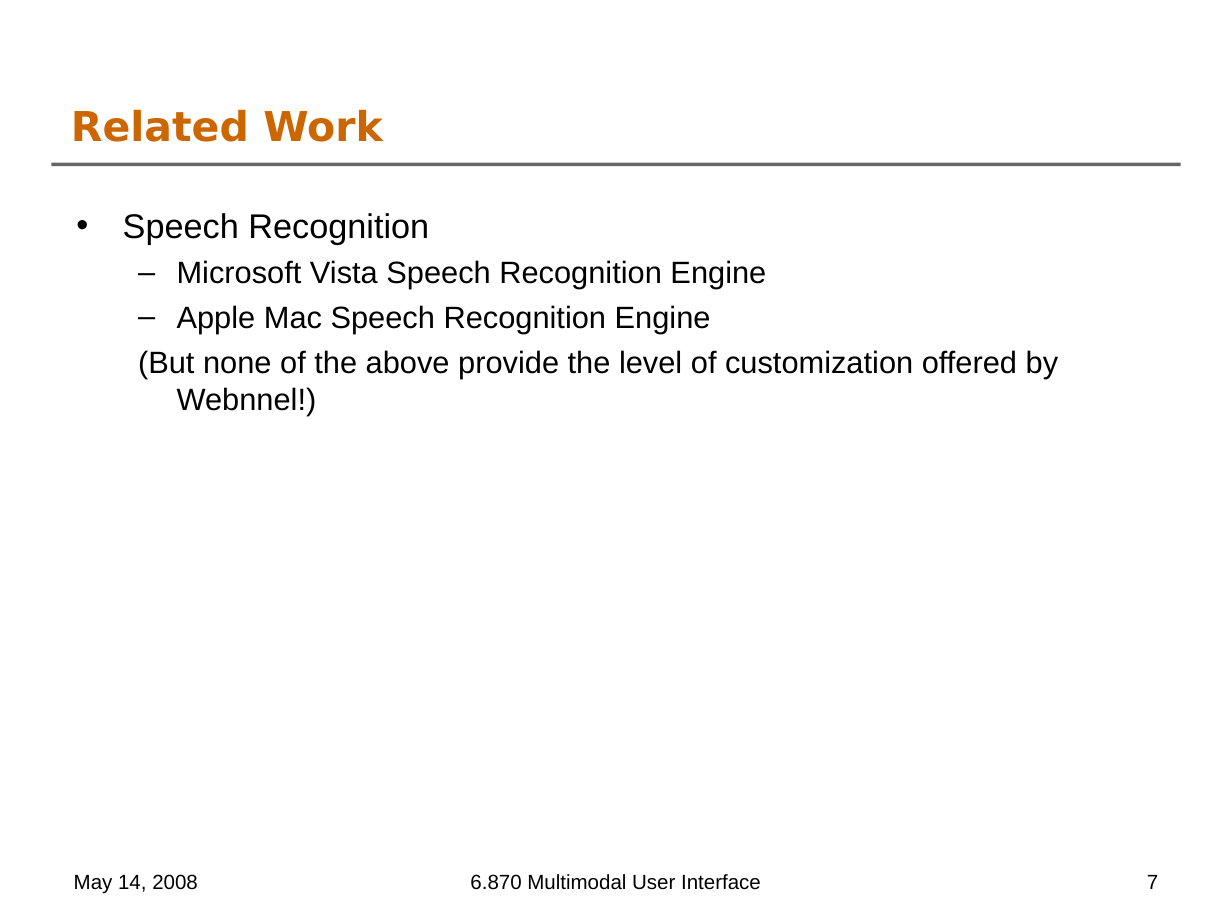
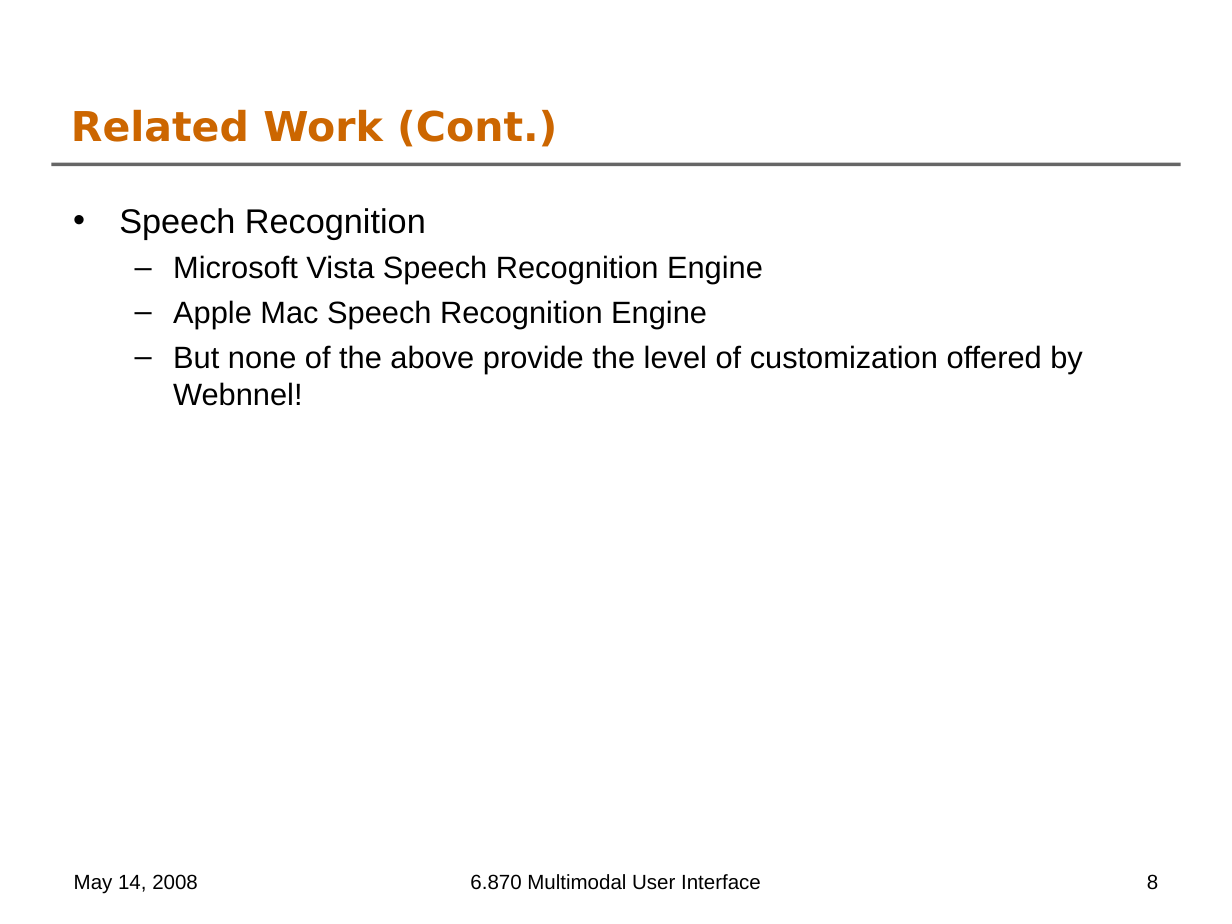
Before and after one commit to oshanis/webnnel, a slide deck: slide 8 of docs/6.870 Final Project Presentation.ppt (slide 7 before the commit). Drawn at 1232x924 pixels with LibreOffice and Linux fonts; fonts in the diff are those of the drawing; background and template pictures are left out. Boxes give left, top, right and bottom in pixels: in the first picture for what was removed or moved away, otherwise in the second. Text is boxed around its words. In the diff, an @@ line names an element or a change of style, - is before the commit and + after.

```diff
--- a/docs/6.870 Final Project Presentation.ppt
+++ b/docs/6.870 Final Project Presentation.ppt
@@ title at (71, 109, 557, 147): text changed @@
-Related Work
+Related Work (Cont.)
@@ text at (173, 345, 1083, 406): text changed @@
-  (But none of the above provide the level of customization offered by Webnnel!)
+  – But none of the above provide the level of customization offered by Webnnel!
@@ page number at (1147, 874, 1158, 890): text changed @@
-7
+8
```
Also in this commit, not shown: 9 other slides changed, 3 slides added.
